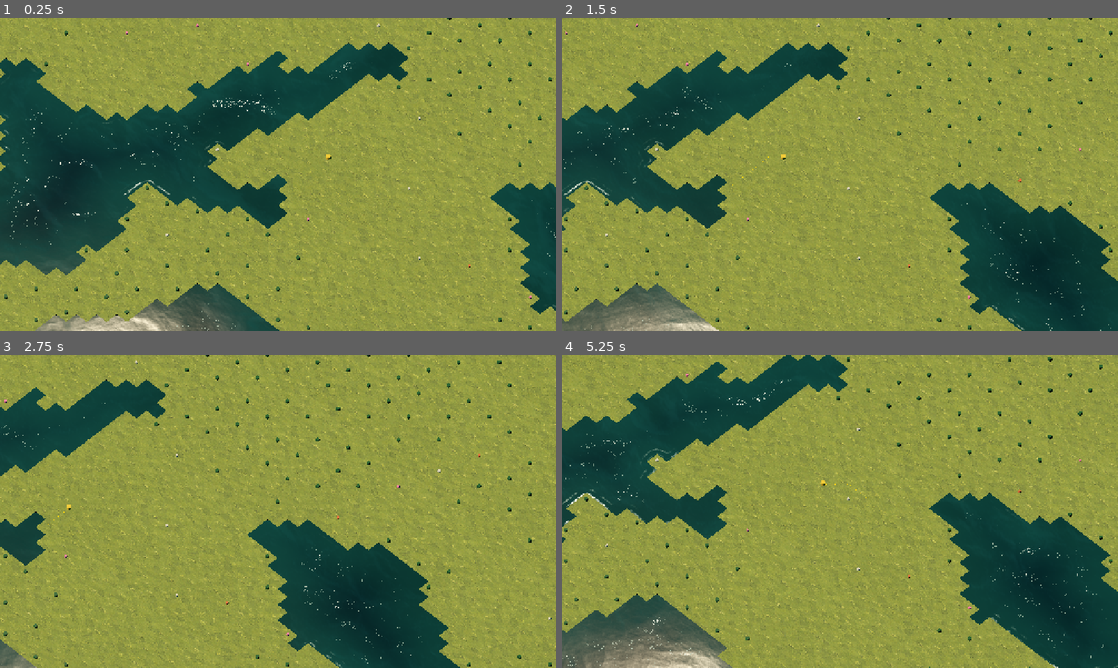
Above: before the commit, frames 1-4 (two rows, left to right).
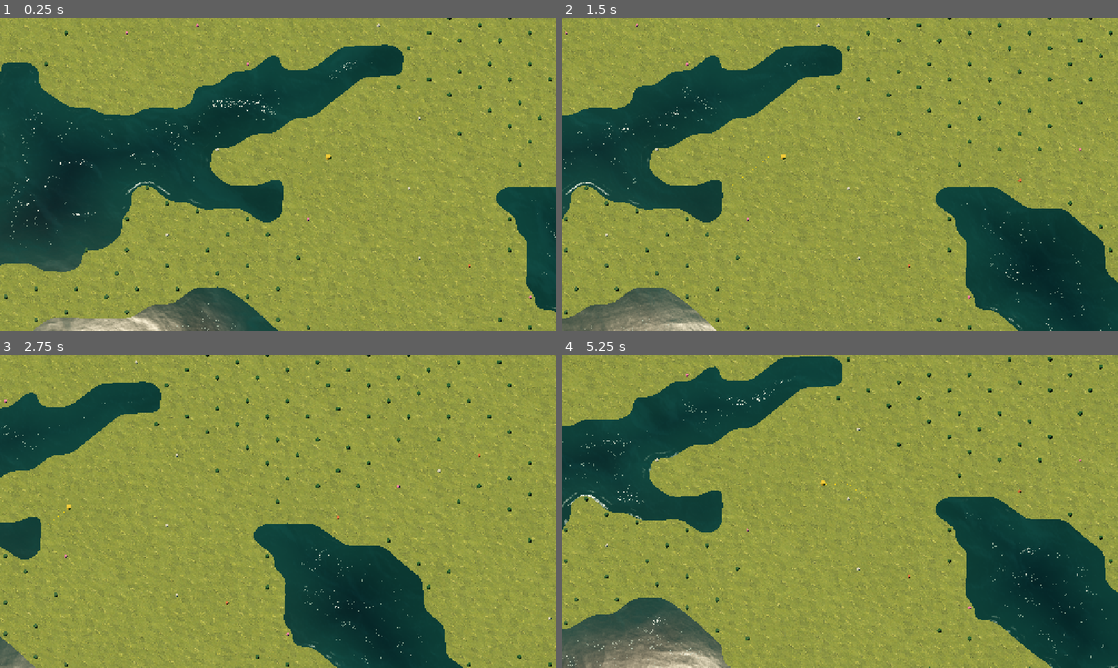
Above: after the commit, the same moments.

Repository: FROSTEG12/RTS-Perlin-Prototype
Game: Godot game, scene res://scenes/main.tscn
Two runs of this game, one before a commit and one after it. Both use one fixed random seed, a clock stepped at 60 frames per second and the inputs below.
Inputs (mouse positions are in pixels of both pictures, inside the frame that each line leads up to):
- Up to frame 1 (0.25 s): no input
- Up to frame 2 (1.5 s): move the mouse to (962, 158) at 0.52 s; hold D 0.53-1.25 s; click (962, 158) at 0.67 s; drag from (728, 190) to (812, 237) at 1.27 s
- Up to frame 3 (2.75 s): move the mouse to (333, 442) at 2.02 s; hold D from 2.03 s (still down)
- Up to frame 4 (5.25 s): release D at 2.75 s; drag from (812, 574) to (673, 464) at 2.77 s; move the mouse to (1006, 558) at 3.52 s; hold A 3.53-4.25 s; drag from (673, 464) to (756, 433) at 4.27 s; move the mouse to (867, 511) at 5.02 s; hold S from 5.03 s (still down); click (867, 511) at 5.17 s

The runs differ from the first frame. In frame 1, 2.1% of the frame differs, in the area x 0-100%, y 7-100%; in frame 2, 1.7%; in frame 3, 1.2%; in frame 4, 1.9%.

Commit message:
feat: render organic smoothed coastlines

Diff:
--- a/scripts/map_renderer.gd
+++ b/scripts/map_renderer.gd
@@ -5,6 +5,8 @@
 const LAND_Y := 0.0
 const WATER_Y := -0.16
 const MAX_SEABED_DEPTH := 2.2
+const COAST_SUBDIVISIONS := 4
+const COAST_THRESHOLD := 0.5
 const WATER_SHADER := preload("res://shaders/water.gdshader")
 const GRASS_SHADER := preload("res://shaders/grass.gdshader")
 const GRASS_TEXTURE := preload("res://assets/tiles/grass_surface.png")
@@ -74,11 +76,111 @@
 
 
 func _build_terrain() -> void:
-	terrain.mesh = _build_cell_mesh(false, LAND_Y)
+	terrain.mesh = _build_smooth_land_mesh()
 	var material := ShaderMaterial.new()
 	material.shader = GRASS_SHADER
 	material.set_shader_parameter("grass_texture", GRASS_TEXTURE)
 	terrain.material_override = material
+
+
+func _build_smooth_land_mesh() -> ArrayMesh:
+	var vertices := PackedVector3Array()
+	var normals := PackedVector3Array()
+	var uvs := PackedVector2Array()
+	var indices := PackedInt32Array()
+	var fine_size := map_size * COAST_SUBDIVISIONS
+	var step := CELL_SIZE / COAST_SUBDIVISIONS
+	var map_min := -map_size * CELL_SIZE * 0.5
+	var density_grid := PackedFloat32Array()
+	density_grid.resize((fine_size + 1) * (fine_size + 1))
+	for grid_y in range(fine_size + 1):
+		for grid_x in range(fine_size + 1):
+			var sample_x := map_min + grid_x * step
+			var sample_z := map_min + grid_y * step
+			density_grid[grid_y * (fine_size + 1) + grid_x] = _sample_land_density(sample_x, sample_z)
+	for fine_y in range(fine_size):
+		for fine_x in range(fine_size):
+			var x0 := map_min + fine_x * step
+			var z0 := map_min + fine_y * step
+			var x1 := x0 + step
+			var z1 := z0 + step
+			var polygon: Array[Vector3] = [
+				Vector3(x0, LAND_Y, z0),
+				Vector3(x1, LAND_Y, z0),
+				Vector3(x1, LAND_Y, z1),
+				Vector3(x0, LAND_Y, z1),
+			]
+			var values: Array[float] = [
+				density_grid[fine_y * (fine_size + 1) + fine_x],
+				density_grid[fine_y * (fine_size + 1) + fine_x + 1],
+				density_grid[(fine_y + 1) * (fine_size + 1) + fine_x + 1],
+				density_grid[(fine_y + 1) * (fine_size + 1) + fine_x],
+			]
+			var clipped := _clip_density_polygon(polygon, values)
+			if clipped.size() < 3:
+				continue
+			var first := vertices.size()
+			for point in clipped:
+				vertices.append(point)
+				normals.append(Vector3.UP)
+				uvs.append(Vector2(point.x, point.z) * 0.095)
+			for triangle_index in range(1, clipped.size() - 1):
+				indices.append_array(PackedInt32Array([
+					first, first + triangle_index + 1, first + triangle_index,
+				]))
+	return _arrays_to_mesh(vertices, normals, uvs, indices)
+
+
+func _clip_density_polygon(points: Array[Vector3], values: Array[float]) -> Array[Vector3]:
+	var result: Array[Vector3] = []
+	for index in range(points.size()):
+		var previous_index := (index - 1 + points.size()) % points.size()
+		var previous_point := points[previous_index]
+		var current_point := points[index]
+		var previous_value := values[previous_index]
+		var current_value := values[index]
+		var previous_inside := previous_value >= COAST_THRESHOLD
+		var current_inside := current_value >= COAST_THRESHOLD
+		if previous_inside != current_inside:
+			var amount := (COAST_THRESHOLD - previous_value) / (current_value - previous_value)
+			result.append(previous_point.lerp(current_point, amount))
+		if current_inside:
+			result.append(current_point)
+	return result
+
+
+func _sample_land_density(world_x: float, world_z: float) -> float:
+	var center := (map_size - 1) * 0.5
+	var warp_x := sin(world_z * 0.37 + world_x * 0.11) * 0.13 + sin(world_z * 0.83 - world_x * 0.19) * 0.045
+	var warp_z := sin(world_x * 0.41 - world_z * 0.09) * 0.13 + sin(world_x * 0.91 + world_z * 0.17) * 0.045
+	var grid_x := (world_x + warp_x) / CELL_SIZE + center
+	var grid_y := (world_z + warp_z) / CELL_SIZE + center
+	var base_x := floori(grid_x)
+	var base_y := floori(grid_y)
+	var weights_x := _cubic_weights(grid_x - base_x)
+	var weights_y := _cubic_weights(grid_y - base_y)
+	var density := 0.0
+	for offset_y in range(4):
+		for offset_x in range(4):
+			density += _land_value(base_x + offset_x - 1, base_y + offset_y - 1) * weights_x[offset_x] * weights_y[offset_y]
+	return density
+
+
+func _cubic_weights(amount: float) -> PackedFloat32Array:
+	var amount_squared := amount * amount
+	var amount_cubed := amount_squared * amount
+	return PackedFloat32Array([
+		pow(1.0 - amount, 3.0) / 6.0,
+		(3.0 * amount_cubed - 6.0 * amount_squared + 4.0) / 6.0,
+		(-3.0 * amount_cubed + 3.0 * amount_squared + 3.0 * amount + 1.0) / 6.0,
+		amount_cubed / 6.0,
+	])
+
+
+func _land_value(cell_x: int, cell_y: int) -> float:
+	if cell_x < 0 or cell_y < 0 or cell_x >= map_size or cell_y >= map_size:
+		return 0.0
+	return 1.0 if cells[cell_y * map_size + cell_x] == 0 else 0.0
 
 
 func _build_seabed() -> void:
@@ -136,7 +238,11 @@
 
 
 func _touches_water(cell_x: int, cell_y: int) -> bool:
-	for offset in [Vector2i.LEFT, Vector2i.RIGHT, Vector2i.UP, Vector2i.DOWN]:
+	for offset in [
+		Vector2i(-1, -1), Vector2i(0, -1), Vector2i(1, -1),
+		Vector2i(-1, 0), Vector2i(1, 0),
+		Vector2i(-1, 1), Vector2i(0, 1), Vector2i(1, 1),
+	]:
 		var neighbor: Vector2i = Vector2i(cell_x, cell_y) + offset
 		if neighbor.x < 0 or neighbor.y < 0 or neighbor.x >= map_size or neighbor.y >= map_size:
 			continue
@@ -279,9 +385,10 @@
 	var far := float(texture_size * 2)
 	for y in range(texture_size):
 		for x in range(texture_size):
-			var cell_x: int = x / RESOLUTION
-			var cell_y: int = y / RESOLUTION
-			distances[y * texture_size + x] = 0.0 if cells[cell_y * map_size + cell_x] == 0 else far
+			var world_x := (float(x) + 0.5) / RESOLUTION - map_size * 0.5
+			var world_z := (float(y) + 0.5) / RESOLUTION - map_size * 0.5
+			var is_visual_land := _sample_land_density(world_x, world_z) >= COAST_THRESHOLD
+			distances[y * texture_size + x] = 0.0 if is_visual_land else far
 	var diagonal := 1.41421356
 	for y in range(texture_size):
 		for x in range(texture_size):
